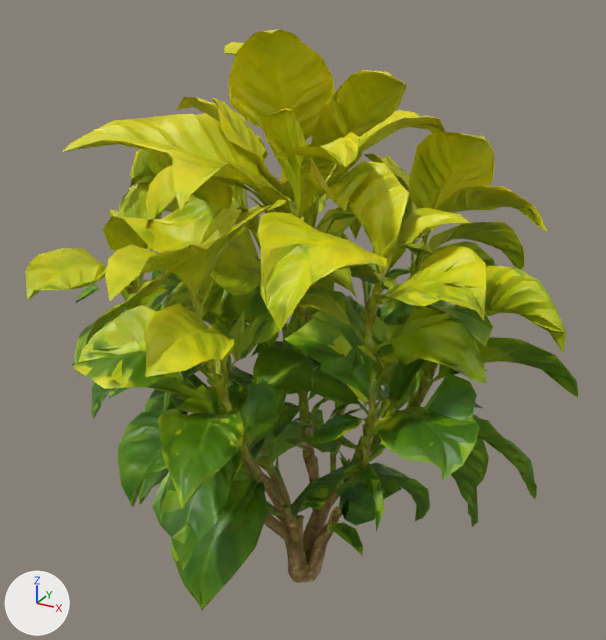
What one commit did to the glTF model assets/w3croton.glb.
One viewpoint serves both versions: a 50 mm lens placed at (0.916, -1.631, 1.595), pointed at (0.006, 0.025, 0.768). The lights are fixed; the arrows at lower left show +X, +Y and +Z. The picture after the commit comes second. Where no turn or scale is listed for an object, it has been applied to the vertices.

The scene before the commit, as lines of its bpy script (objects in view):
```python
me_output_unwrapped = bpy.data.meshes.new('output_unwrapped')
me_output_unwrapped.from_pydata(...)  # 8041 vertices, 16178 faces; spans x -0.652..0.652, y -0.636..0.636, z -0.725..0.725
me_output_unwrapped.materials.append(mat_bakedmaterial)
ob_output_unwrapped = bpy.data.objects.new('output_unwrapped', me_output_unwrapped)
ob_output_unwrapped.location = (0.0, 0.0, 0.725)
```
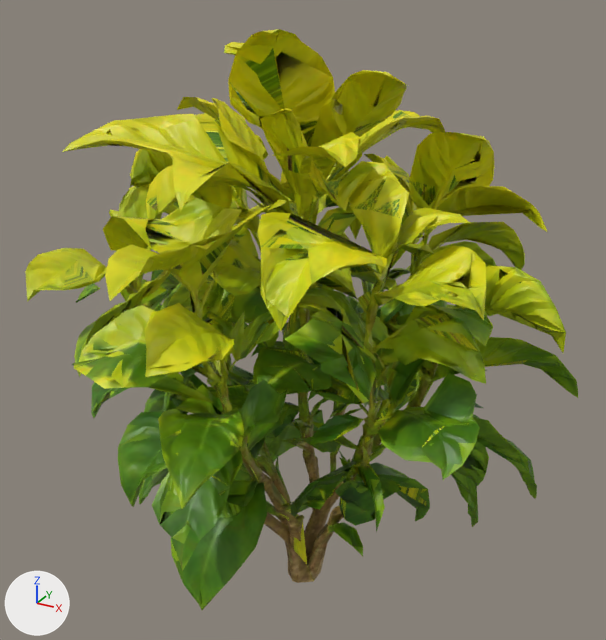
The edits, one by one:
Mesh me_w3croton_far is new.
It has 1356 vertices, 2436 faces and spans x -0.632..0.632, y -0.622..0.622, z -0.724..0.724.
It uses material mat_bakedmaterial.
Object 'w3croton_far' (ob_w3croton_far) is new; it shows me_w3croton_far.
Its location is (-0.014, 0.0, 0.726).

Boxes (x1, y1, x2, y2) around the edits, measured in the pictures (606 x 640 px):
'w3croton_far', added: after (43, 29, 551, 581)
